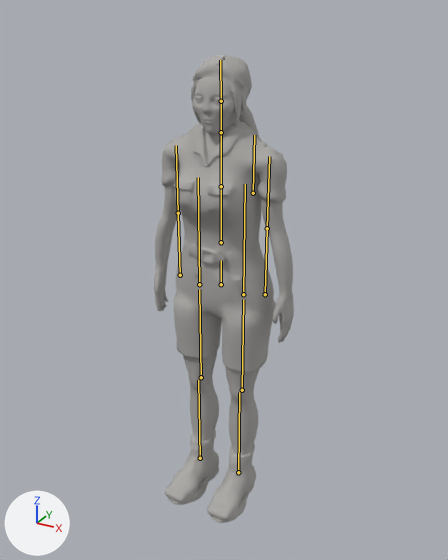
One commit to the glTF model models/keeper/female/keeper_female.glb: the scene before it, then after it.
Rendered twice from a 50 mm camera at (0.992, -1.784, 1.814) aimed at (-0.001, 0.021, 0.912). Arrows for +X, +Y and +Z are at lower left; the lights stay in place. The first picture is the older version. Both versions are drawn at the pose saved in each file; the numbers are the values there. The bones that change, and the others that lie on the model, are drawn over the model as lines.
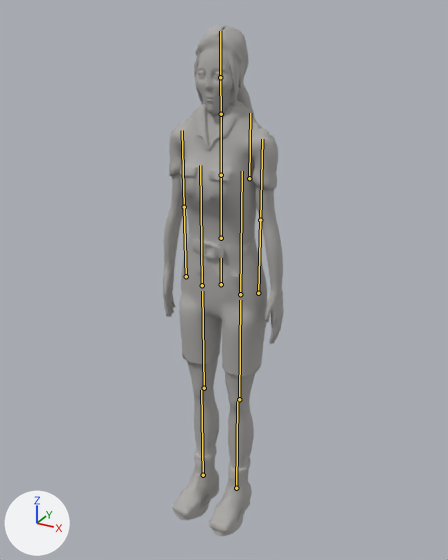
What changed in the scene script:
```text
Change bone_hips:
    where bone_hips = bpy.data.objects['keeper_female_rig'].pose.bones['hips']
    bone_hips.scale: (1.0, 1.0, 1.0) -> (0.88, 1.11, 0.88)
```

What differs and where, as boxes (x1, y1, x2, y2) in the pictures (448 x 560 px):
'Mesh_0', posed (13% narrower, 9% taller)
    before: (154, 55, 294, 523)
    after: (163, 25, 284, 536)
bone 'hips', root to tip
    before: (221, 284) to (221, 260)
    after: (221, 284) to (221, 258)
